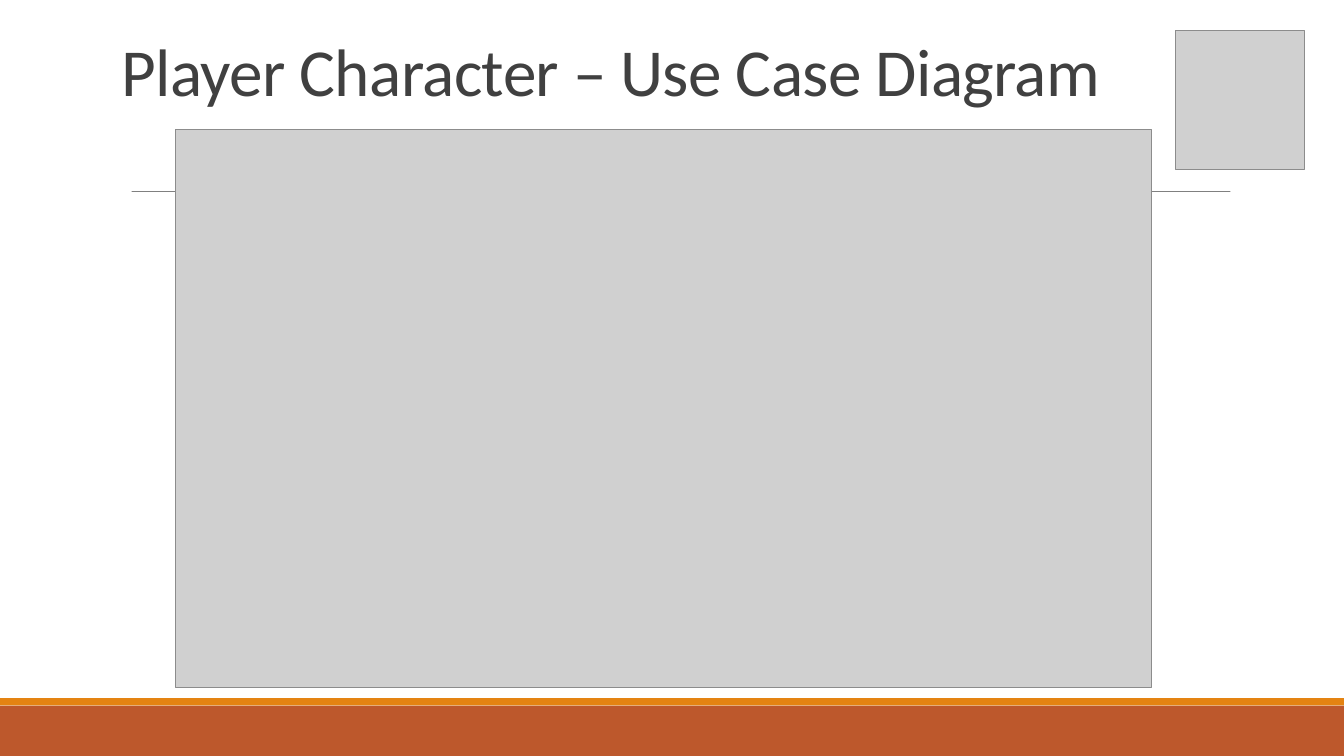
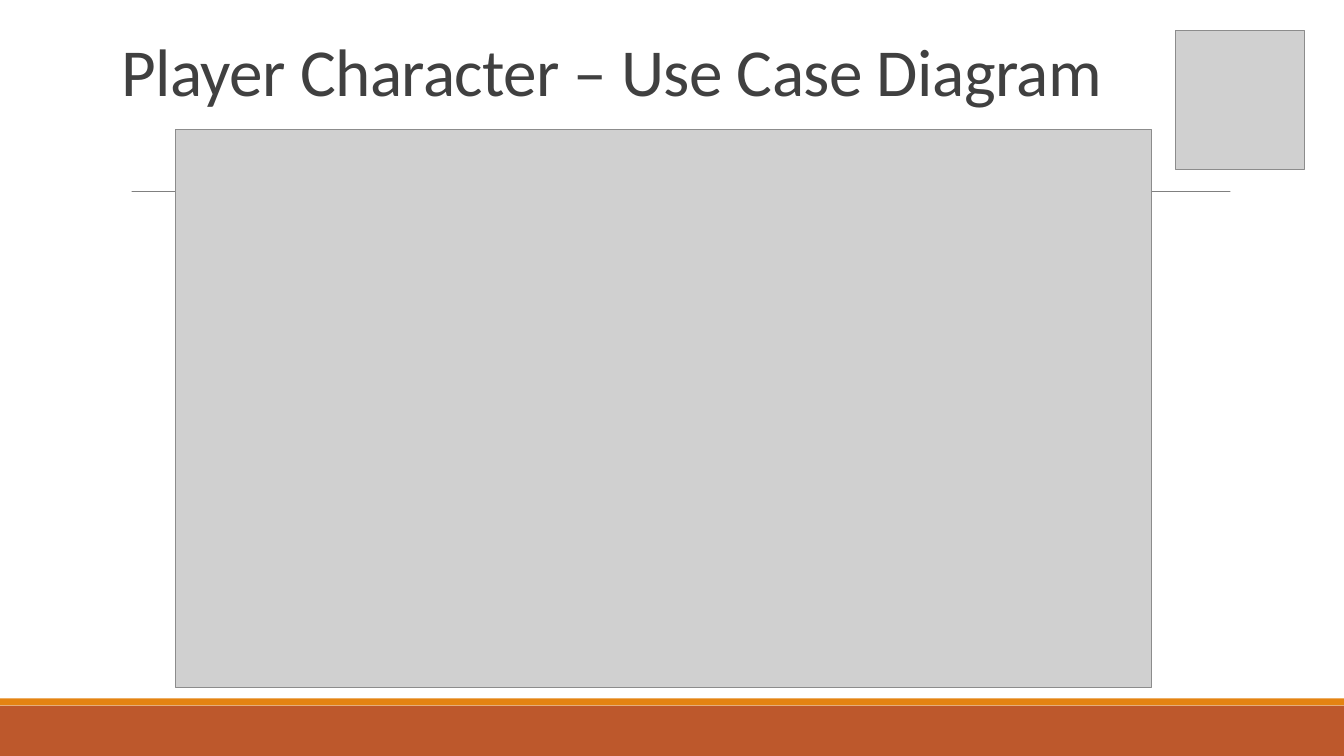
Before and after one commit to Corbono2/Banana-Clone, a slide deck: slide 4 of docs/Debugger.pptx. Drawn at 1344x756 pixels with LibreOffice and Linux fonts; fonts in the diff are those of the drawing; grey boxes stand for pictures. Boxes give left, top, right and bottom in pixels: in the first picture for what was removed or moved away, otherwise in the second. Text is boxed around its words. In the diff, an @@ line names an element or a change of style, - is before the commit and + after.

```diff
--- a/docs/Debugger.pptx
+++ b/docs/Debugger.pptx
@@ text "Player Character – Use Case ..." at box(122, 49, 1102, 108): letter spacing -0.5 to -0.4 pt @@
```
Also in this commit, not shown: 4 other slides changed.
